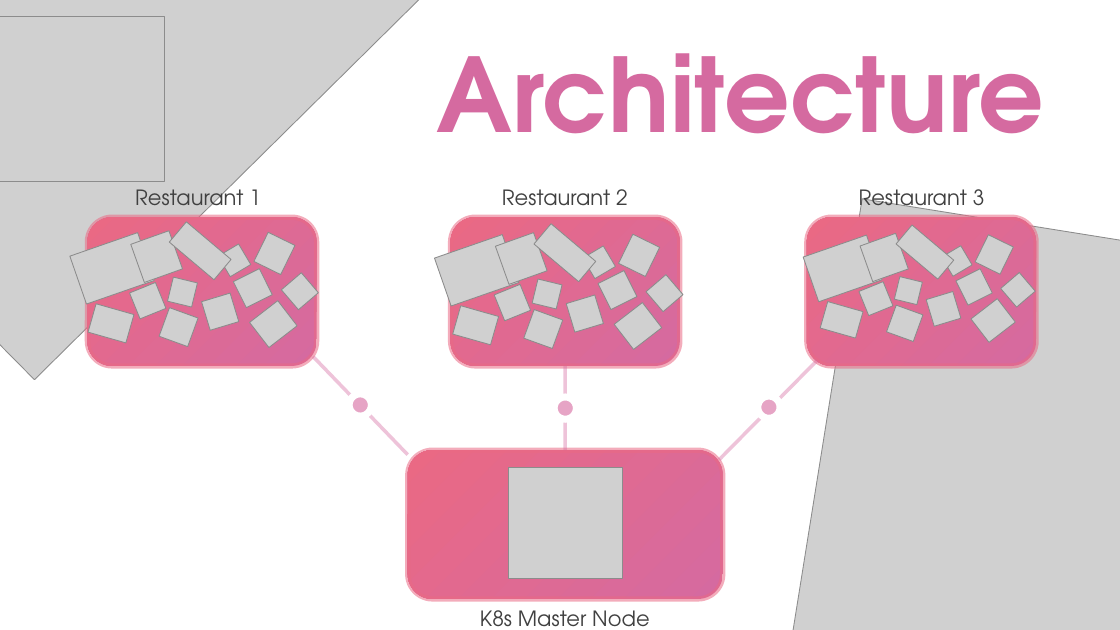
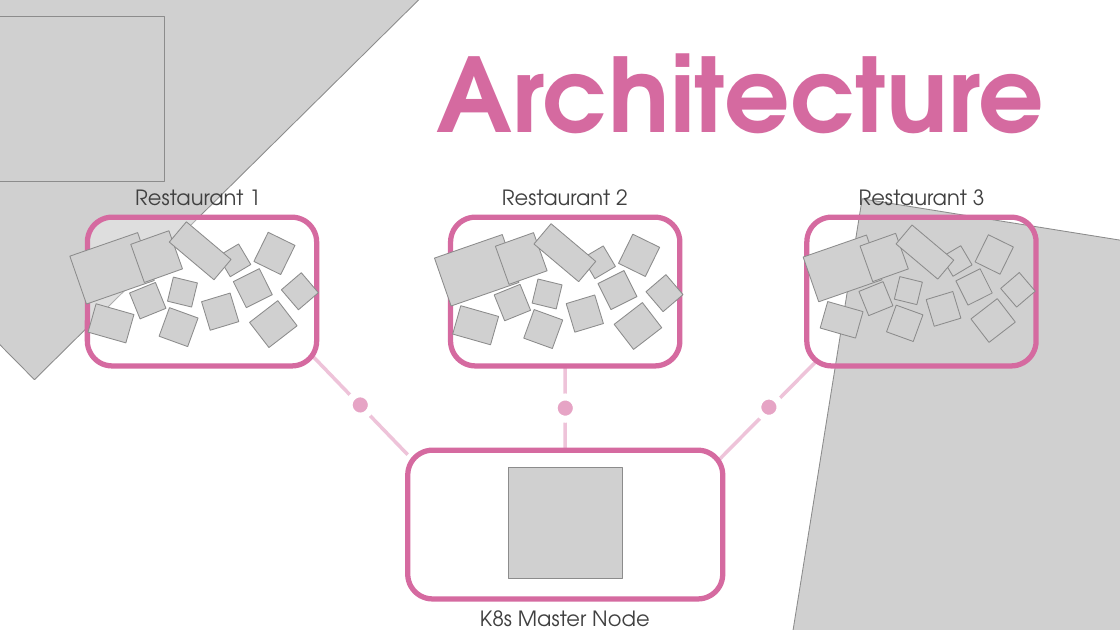
Before and after one commit to DeliriumProducts/luncher-box, a slide deck: slide 6 of presentation/softuniada/presentation.pptx. Drawn at 1120x630 pixels with LibreOffice and Linux fonts; fonts in the diff are those of the drawing; grey boxes stand for pictures. Boxes give left, top, right and bottom in pixels: in the first picture for what was removed or moved away, otherwise in the second. Text is boxed around its words. In the diff, an @@ line names an element or a change of style, - is before the commit and + after.

```diff
--- a/presentation/softuniada/presentation.pptx
+++ b/presentation/softuniada/presentation.pptx
@@ rounded rectangle at bbox=[87, 218, 317, 366]: fill gradient #D56AA0 to #EA6984 to #FFFFFF at 30% opacity @@
@@ fill gradient #D56AA0 to #EA6984 to none in 3 elements at bbox=[408, 450, 723, 599], bbox=[450, 218, 680, 366], bbox=[807, 218, 1037, 366] @@
```
Also in this commit, not shown: 2 other slides changed.
